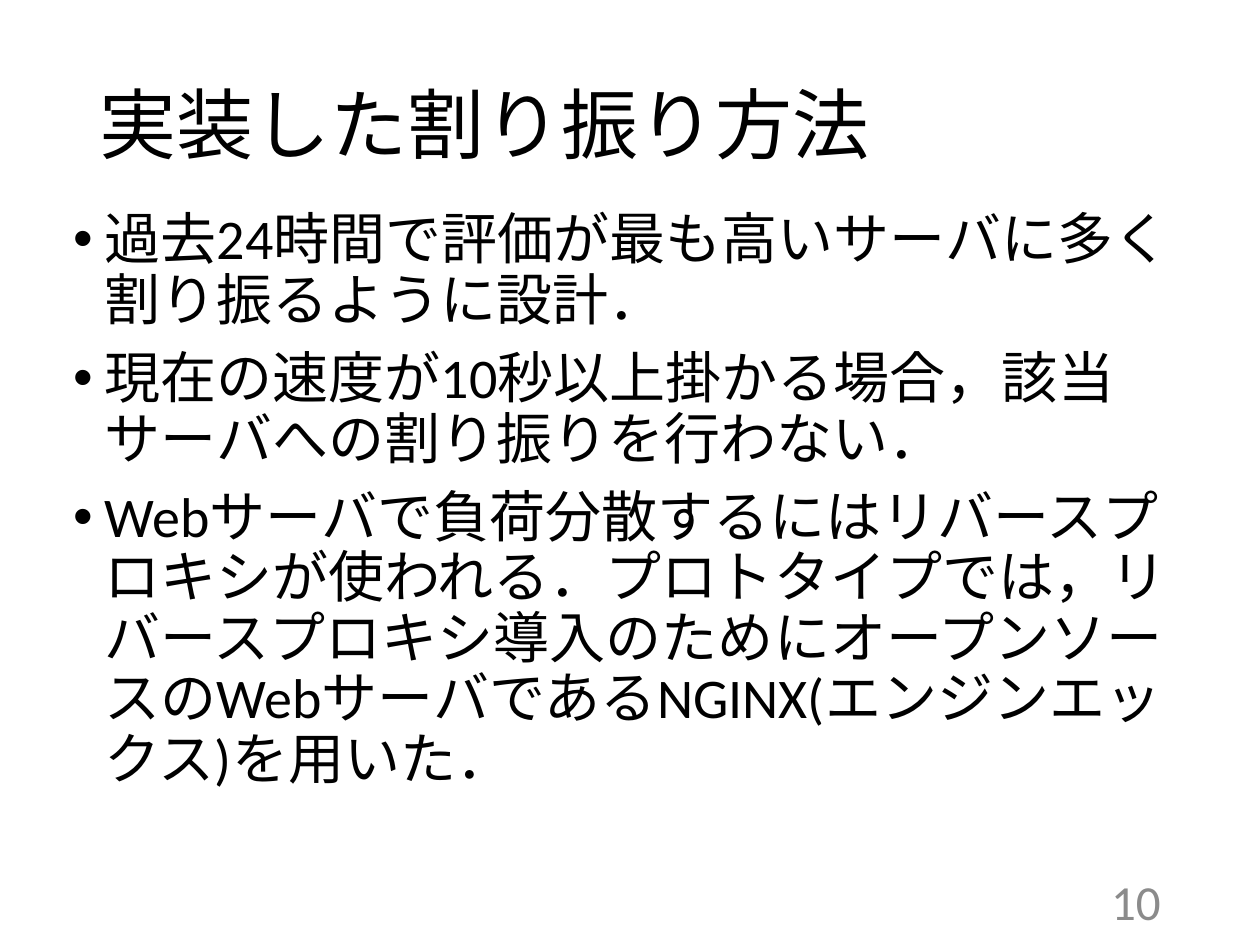
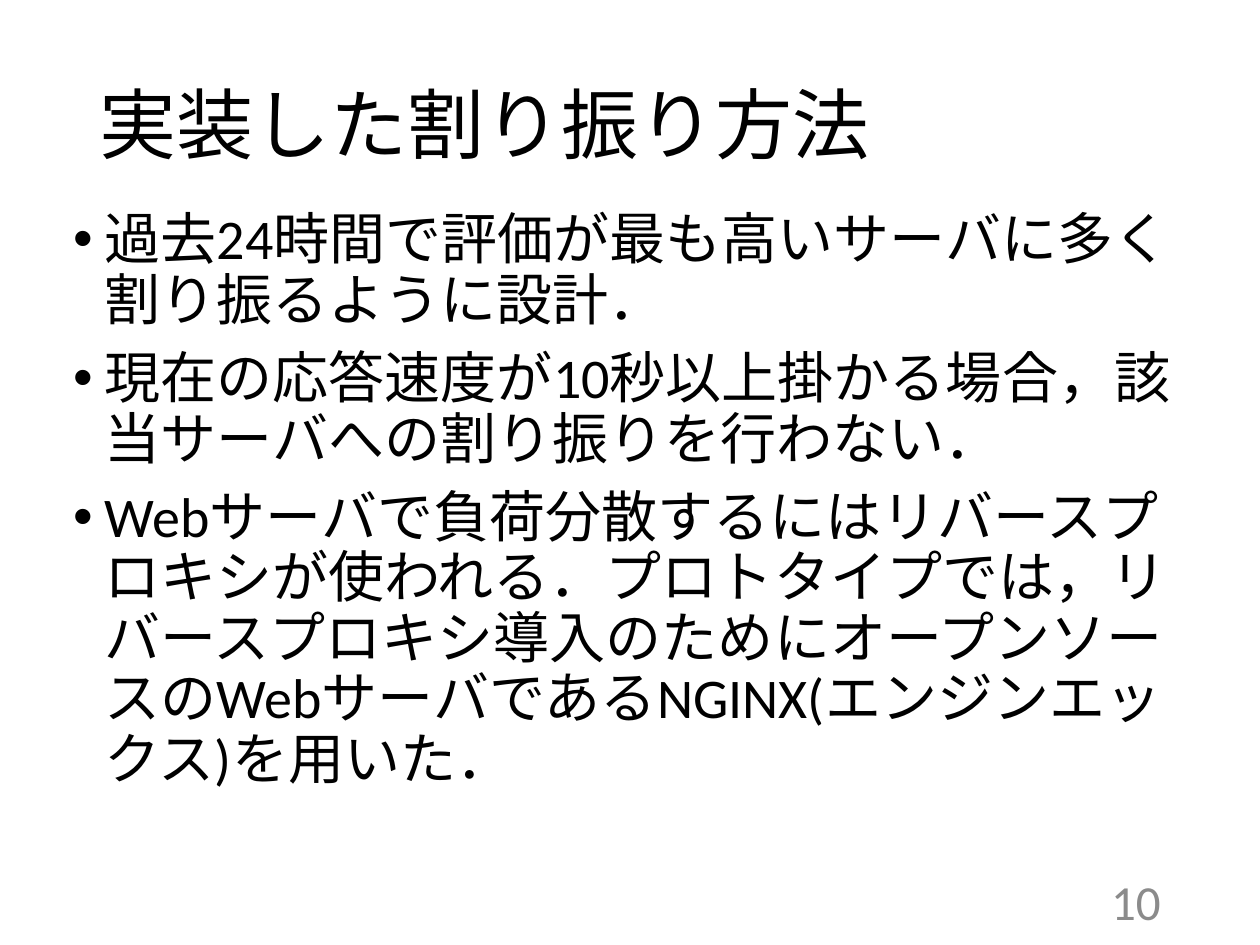
Before and after one commit to kait-takanolab/1821086_matsuo_thesis, a slide deck: slide 10 of 発表用/1821086_卒業研究発表会.pptx. Drawn at 1260x945 pixels with LibreOffice and Linux fonts; fonts in the diff are those of the drawing. Boxes give left, top, right and bottom in pixels: in the first picture for what was removed or moved away, otherwise in the second. Text is boxed around its words. In the diff, an @@ line names an element or a change of style, - is before the commit and + after.

```diff
--- a/発表用/1821086_卒業研究発表会.pptx
+++ b/発表用/1821086_卒業研究発表会.pptx
@@ text at [105,350,1171,464]: text changed @@
-• 現在の速度が10秒以上掛かる場合，該当サーバへの割り振りを行わない．
+• 現在の応答速度が10秒以上掛かる場合，該当サーバへの割り振りを行わない．
```
Also in this commit, not shown: 4 other slides changed, 2 other files.
